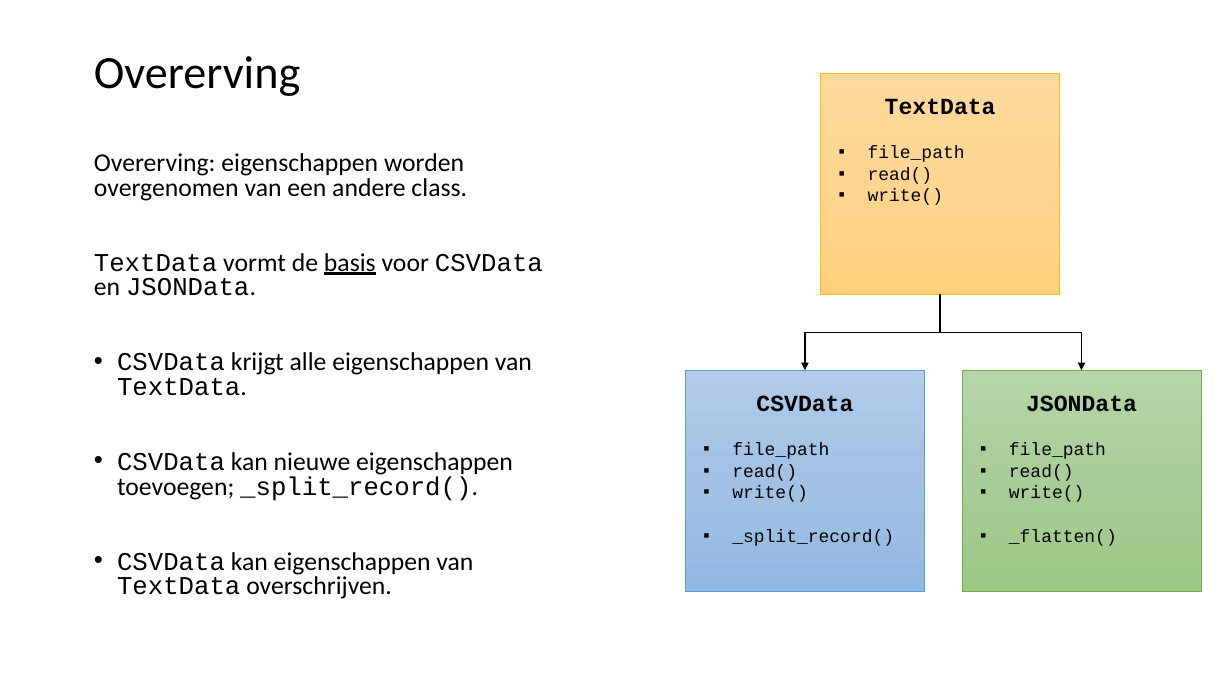
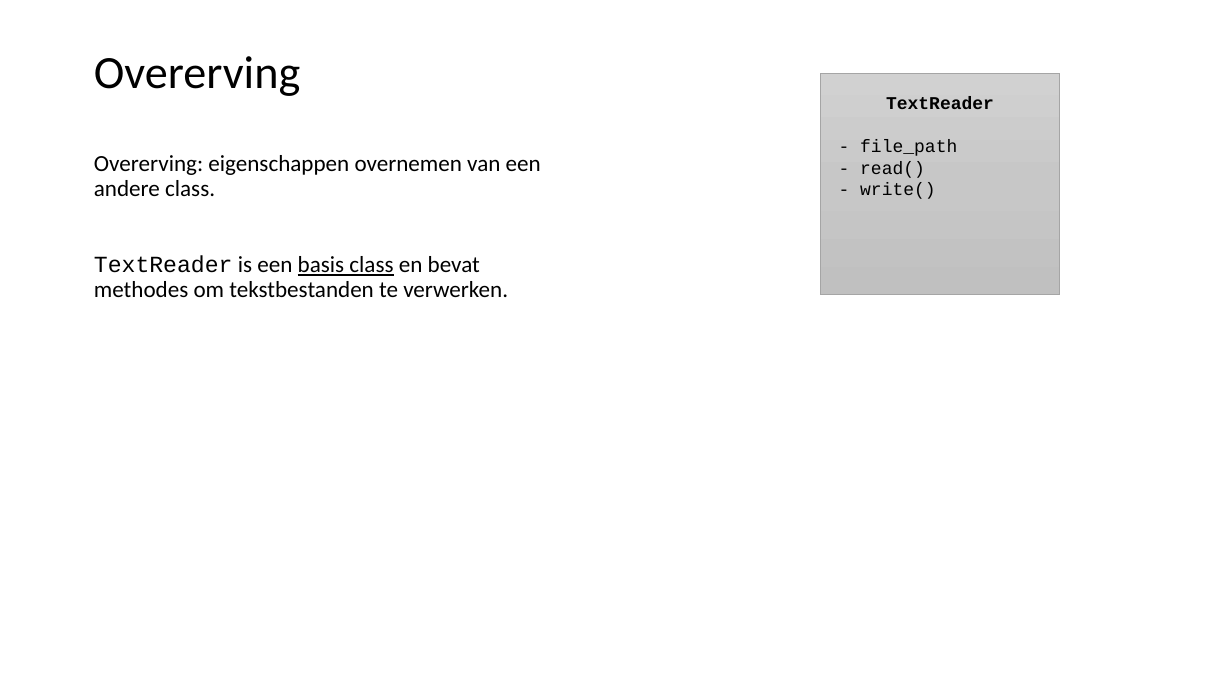
Before and after one commit to LFKoning/knowledge-sharing, a slide deck: slide 59 of python_course/1_basics_classes/python_cursus_1.pptx (slide 56 before the commit). Drawn at 1232x693 pixels with LibreOffice and Linux fonts; fonts in the diff are those of the drawing. Boxes give left, top, right and bottom in pixels: in the first picture for what was removed or moved away, otherwise in the second. Text is boxed around its words. In the diff, an @@ line names an element or a change of style, - is before the commit and + after.

```diff
--- a/python_course/1_basics_classes/python_cursus_1.pptx
+++ b/python_course/1_basics_classes/python_cursus_1.pptx
@@ rectangle "TextReader" at (x1=821, y1=73, x2=1060, y2=294): fill gradient #FFDB9E to #FFD590 to #FFD07C to gradient #D2D2D2 to #C8C8C8 to #C0C0C0; outline #FFC000 0.5 pt to #A5A5A5 0.5 pt @@
@@ text in rectangle at (x1=860, y1=96, x2=994, y2=199): text changed @@
-TextData
-▪ file_path
-▪ read()
-▪ write()
+TextReader
+- file_path
+- read()
+- write()
@@ text at (x1=94, y1=155, x2=541, y2=297): text changed; size 20 to 18 pt @@
-Overerving: eigenschappen worden overgenomen van een andere class.
-TextData vormt de basis voor CSVData en JSONData.
-• CSVData krijgt alle eigenschappen van TextData.
-• CSVData kan nieuwe eigenschappen toevoegen; _split_record().
-• CSVData kan eigenschappen van TextData overschrijven.
+Overerving: eigenschappen overnemen van een andere class.
+TextReader is een basis class en bevat methodes om tekstbestanden te verwerken.
@@ elbow arrow removed from (940, 295) to (805, 371) @@
@@ elbow arrow removed from (940, 295) to (1081, 371) @@
@@ rectangle removed at (x1=686, y1=371, x2=925, y2=592) @@
-CSVData
-▪ file_path
-▪ read()
-▪ write()
-▪ _split_record()
@@ rectangle removed at (x1=962, y1=371, x2=1202, y2=592) @@
-JSONData
-▪ file_path
-▪ read()
-▪ write()
-▪ _flatten()
```
Also in this commit, not shown: 41 other slides changed, 6 slides added.
